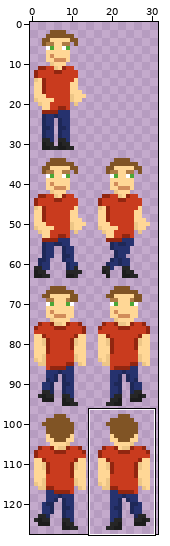
Two states of a sprite sheet, player_guy.png. The picture above shows the old version from afar; the outline marks the close-up.
Close-up. The starting point:
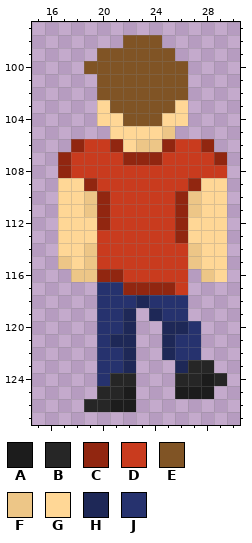
The file is 32x128 pixels. Colours within 5 levels of each other are drawn and written as one. Shown: x 15..30, y 97..127. The commit also changed other parts of the picture, which this record leaves out.
Palette (. is transparent): A #1c1c1c  B #262626  C #912610  D #c93b1e  E #805425  F #edc687  G #ffd796  H #1e2857  J #26326e
And afterwards:
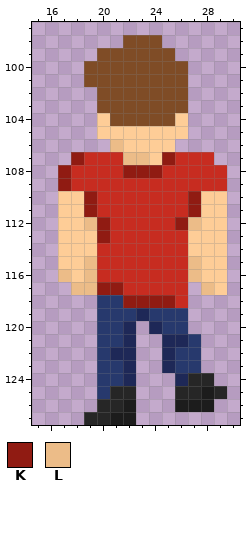
Colours new in this view: K #901b12  L #ecbc88
The edit:
@@ palette @@
-D #c93b1e
+D #c72c20
-E #805425
+E #7f4c26
-G #ffd796
+G #fecd97
-J #26326e
+J #27396d
@@ x 15..30 @@
 100 ....EEEEEEEE....
-101 .....EEEEEEE....
+101 ....EEEEEEEE....
 102 .....EEEEEEE....
-103 .....GEEEEEG....
-104 .....GGEEEGG....
-105 ......GGGGF.....
-106 ...CDDCGFFCDDC..
-107 ..CDDDDCCCDDDDC.
-108 ..CDDDDDDDDDDDD.
-109 ..GGCDDDDDDDCGG.
-110 ..GGFCDDDDDCFGG.
-111 ..GGFCDDDDDCFGG.
-112 ..GGGCDDDDDCGGG.
-113 ..GGGDDDDDDCGGG.
-114 ..GGFDDDDDDDFGG.
-115 ..FGFDDDDDDDFGG.
-116 ...FFCCDDDDD.FG.
-117 .....JJCCCCD....
-118 .....JJJHJJJ....
-119 .....JJH.HJJ....
-120 .....JJH..HHJ...
-121 .....JHH..HJJ...
-122 .....JJH..HJJ...
-123 .....JJH...HBB..
-124 .....JBB...BBAB.
-125 .....BBA...AAA..
-126 ....BBAA........
-127 ................
+103 .....EEEEEEE....
+104 .....GEEEEEG....
+105 .....GGGGGGG....
+106 ......LGGGG.....
+107 ...KDDDLLGKDDD..
+108 ..KDDDDKKKDDDDD.
+109 ..KDDDDDDDDDDDD.
+110 ..GGKDDDDDDDKGG.
+111 ..GGKDDDDDDDKGG.
+112 ..GGLKDDDDDKLGG.
+113 ..GGGKDDDDDDGGG.
+114 ..GGGDDDDDDDGGG.
+115 ..GGLDDDDDDDLGG.
+116 ..LGLDDDDDDDLGG.
+117 ...LLKKDDDDD.LG.
+118 .....JJKKKKD....
+119 .....JJJHJJJ....
+120 .....JJH.HJJ....
+121 .....JJH..HHJ...
+122 .....JHH..HJJ...
+123 .....JJH..HJJ...
+124 .....JJH...HBB..
+125 .....JBB...BBAB.
+126 .....BBA...AAA..
+127 ....BBAA........
Changed places in both close-ups, as pixel boxes (x1, y1, x2, y2):
changed: (58, 35, 227, 425)
